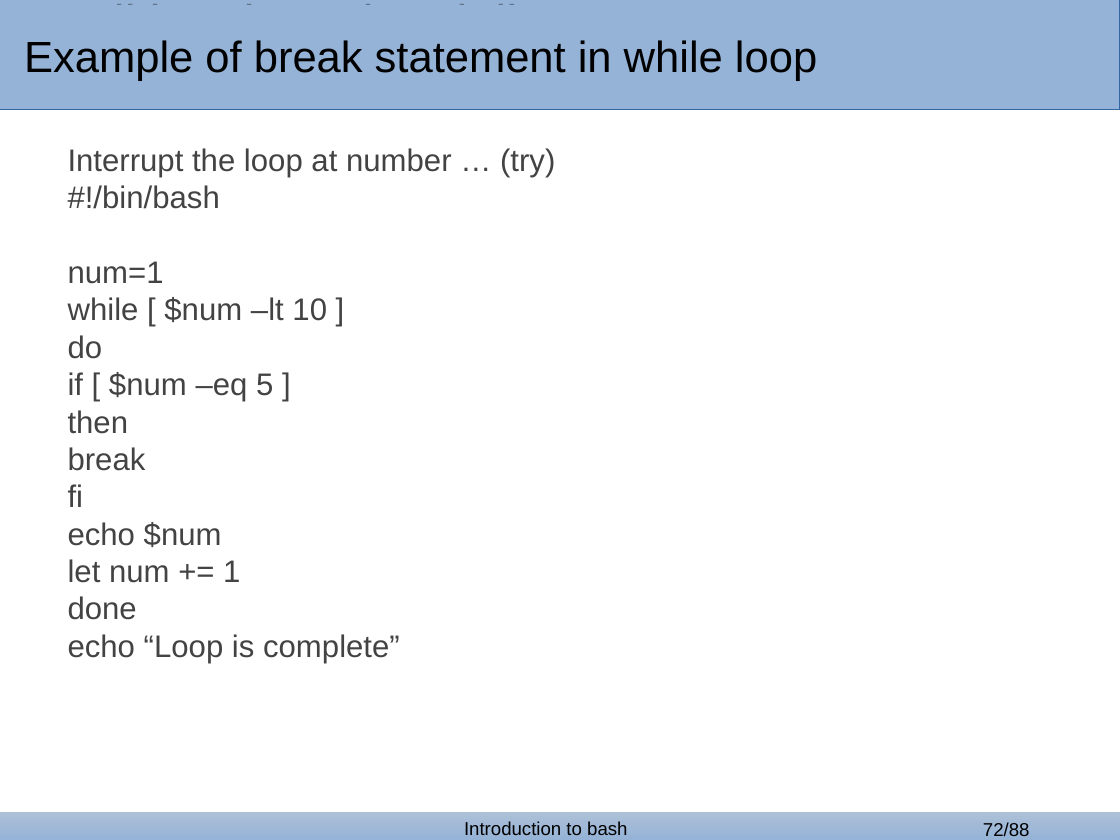
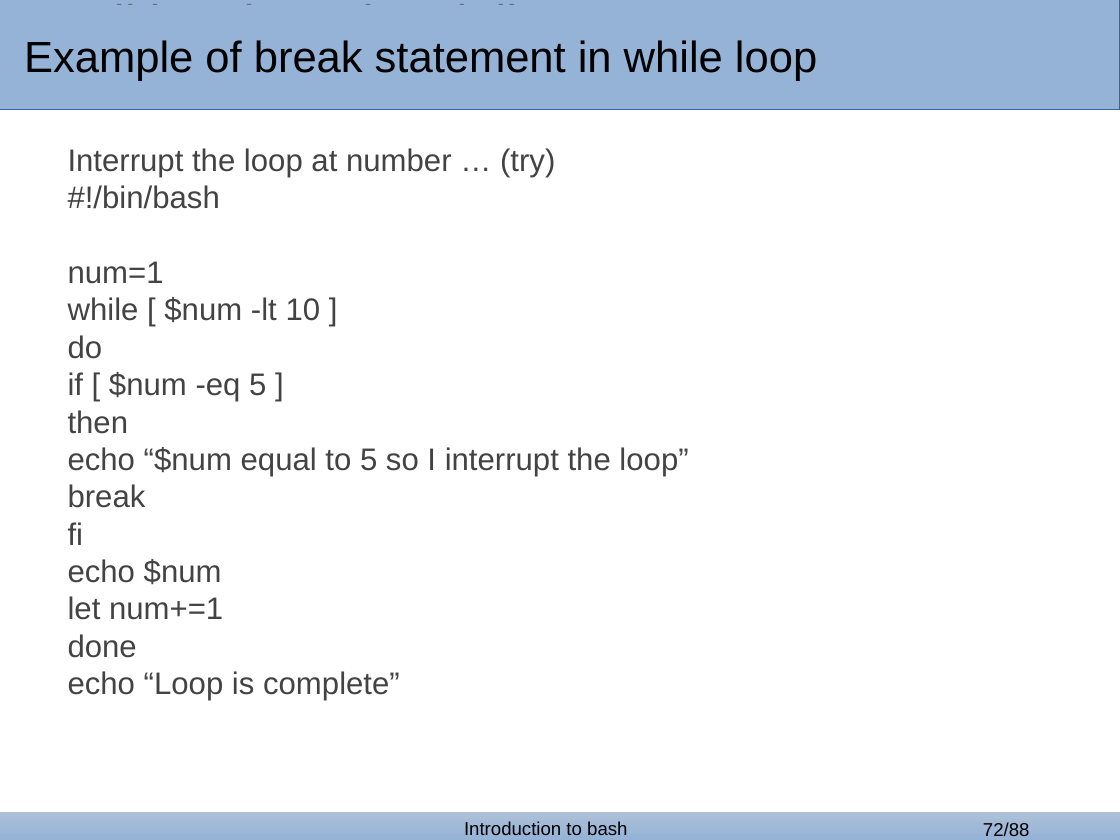
Before and after one commit to GozDavid/bash_lectures, a slide deck: slide 72 of bash_2.odp. Drawn at 1120x840 pixels with LibreOffice and Linux fonts; fonts in the diff are those of the drawing; background and template pictures are left out. Boxes give left, top, right and bottom in pixels: in the first picture for what was removed or moved away, otherwise in the second. Text is boxed around its words. In the diff, an @@ line names an element or a change of style, - is before the commit and + after.

```diff
--- a/bash_2.odp
+++ b/bash_2.odp
@@ text at (68,297,321,322): text changed @@
-while [ $num –lt 10 ]
+while [ $num -lt 10 ]
@@ text at (68,372,266,401): text changed @@
-if [ $num –eq 5 ]
+if [ $num -eq 5 ]
@@ text at (68,447,688,476): paragraph added @@
+echo “$num equal to 5 so I interrupt the loop”
@@ text at (68,596,223,620): spaces changed @@
-let num += 1
+let num+=1
```
Also in this commit, not shown: 22 other slides changed, 2 other files.
